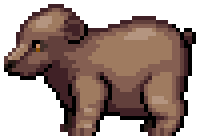
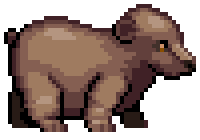
Two versions of the same layered image (200x140). Layer-by-layer changes:
hid "Layer 3" over 4, 4, 196, 136
showed "Layer 1" over 4, 4, 196, 132
